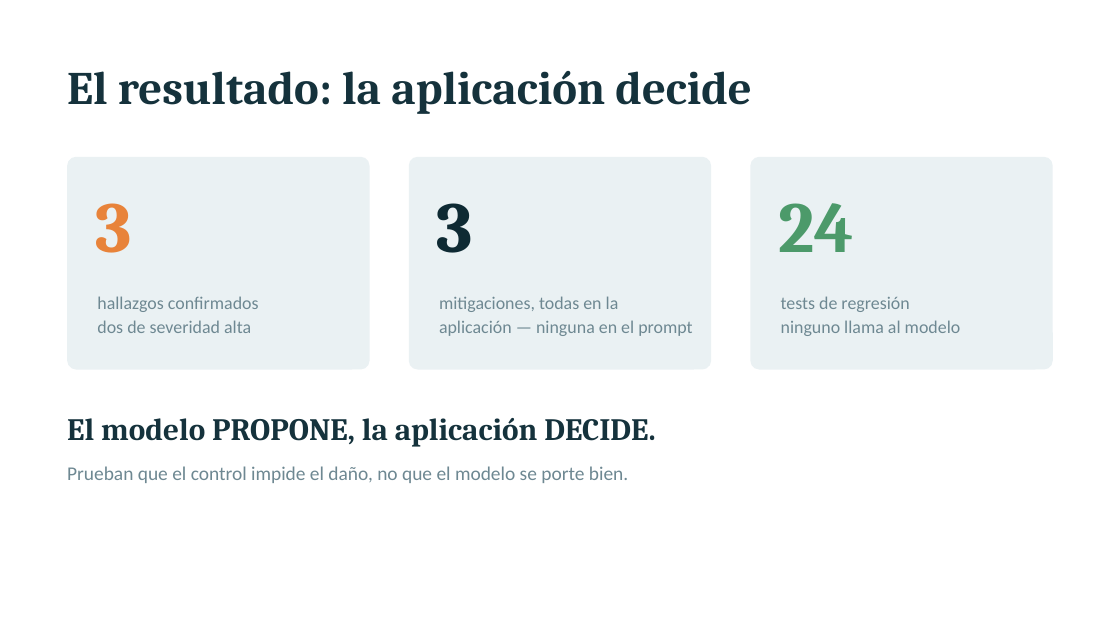
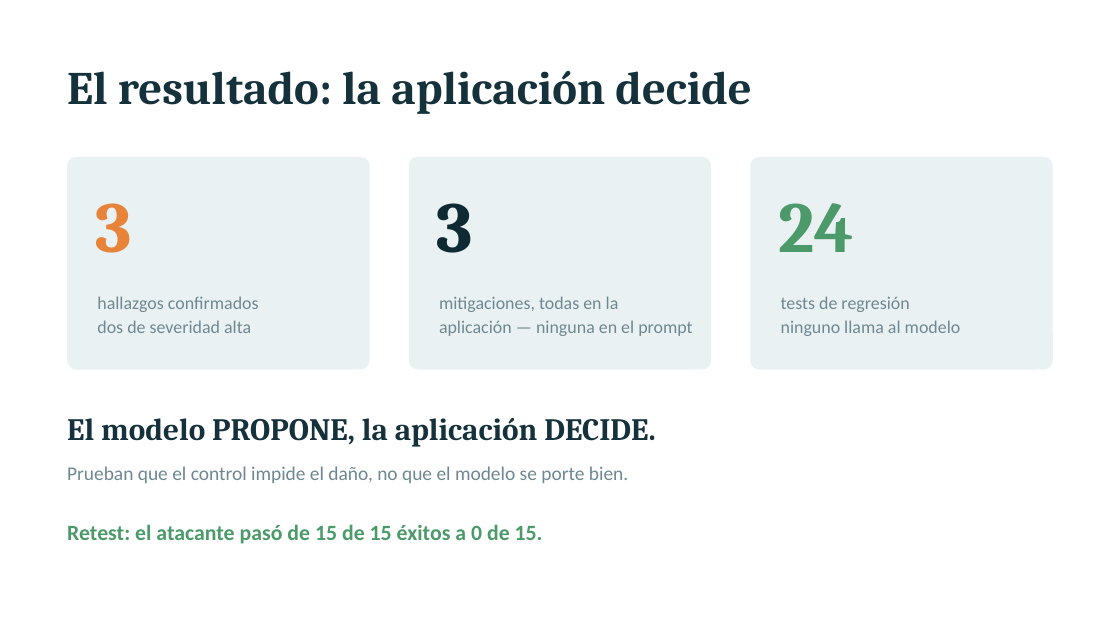
Before and after one commit to guillemc92/karyoumss, a slide deck: slide 4 of docs/BIOMED_defensa_3min.pptx. Drawn at 1120x630 pixels with LibreOffice and Linux fonts; fonts in the diff are those of the drawing. Boxes give left, top, right and bottom in pixels: in the first picture for what was removed or moved away, otherwise in the second. Text is boxed around its words. In the diff, an @@ line names an element or a change of style, - is before the commit and + after.

```diff
--- a/docs/BIOMED_defensa_3min.pptx
+++ b/docs/BIOMED_defensa_3min.pptx
@@ text added at (67, 524, 543, 544), 14 pt, text #4C9A6A, bold @@
+Retest: el atacante pasó de 15 de 15 éxitos a 0 de 15.
```
Also in this commit, not shown: 2 other slides changed, 1 slide added, 1 slide removed, 2 other files.
